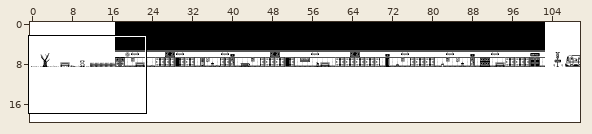
A Tiled map gets an edit: tiled/maps/map-3-college.tmx. Above: a wide view before the commit, with the close-up outlined.
Close-up. First the earlier version:
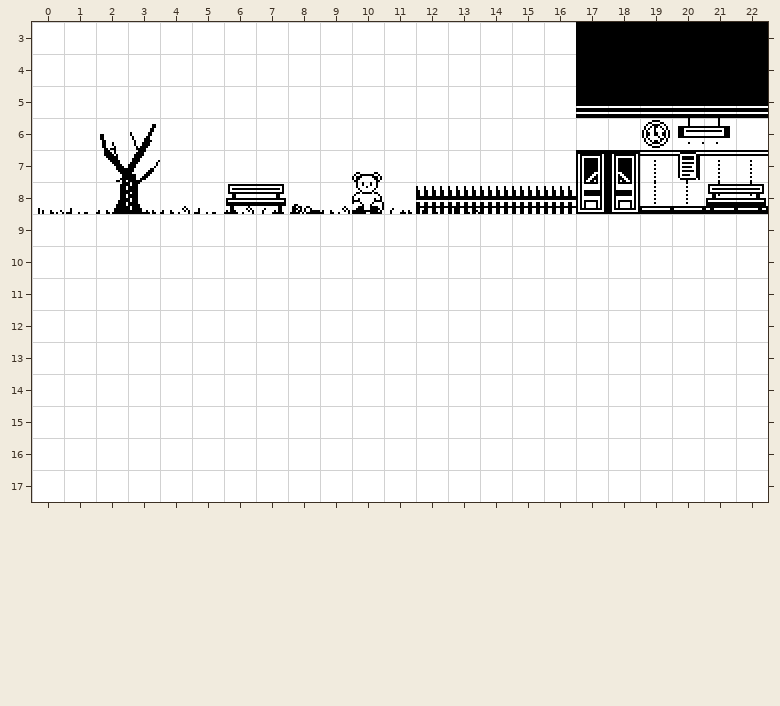
Cells are 16x16 px. Shown: x 0..22, y 3..17.
Now the later version:
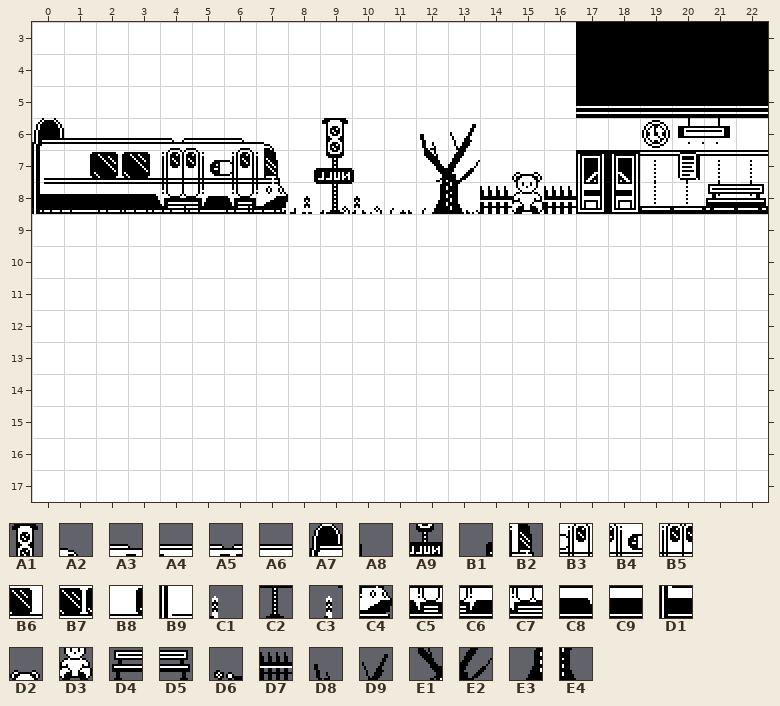
Key: from "Tileset": A1 6 flipped left-right, A2 8 flipped left-right, A3 9 flipped left-right, A4 10 flipped left-right, A5 11 flipped left-right, A6 12, A7 15 flipped left-right, A8 40 flipped left-right, A9 41 flipped left-right, B1 42 flipped left-right, B2 43 flipped left-right, B3 44 flipped left-right, B4 45 flipped left-right, B5 46 flipped left-right, B6 47 flipped left-right, B7 48 flipped left-right, B8 49 flipped left-right, B9 50 flipped left-right, C1 75 flipped left-right, C2 76 flipped left-right, C3 77 flipped left-right, C4 78 flipped left-right, C5 79 flipped left-right, C6 80 flipped left-right, C7 81 flipped left-right, C8 82 flipped left-right, C9 83, D1 85 flipped left-right, D2 108, D3 143; from "Tileset-college": D4 43, D5 44, D6 68, D7 69, D8 70, D9 71, E1 86, E2 87, E3 102, E4 103.
__ is an empty cell.
Tiles of an added or newly shown layer are drawn over the layers below it.
Change:
Layer "bg2":
y 6: x 2..3 D8 D9 -> __ __; x 12..13 __ __ -> D8 D9
y 7: x 2..3 E1 E2 -> __ __; x 10 D2 -> __; x 12..13 __ __ -> E1 E2; x 15 __ -> D2
y 8: x 2..3 E3 E4 -> __ __; x 6..8 D4 D5 D6 -> __ __ __; x 10 D3 -> __; x 12..13 D7 D7 -> E3 E4; x 15 D7 -> D3
Layer "gare_arrivee" (added):
y 6: x 0..7 __ __ __ __ __ __ __ __ -> A7 A6 A6 A6 A5 A4 A3 A2; x 9 __ -> A1
y 7: x 0..10 __ __ __ __ __ __ __ __ __ __ __ -> B9 B8 B7 B6 B5 B4 B3 B2 B1 A9 A8
y 8: x 0..10 __ __ __ __ __ __ __ __ __ __ __ -> D1 C9 C9 C8 C7 C6 C5 C4 C3 C2 C1
Boxes around the changes in both close-ups, in picture pixels (x1, y1, x2, y2):
changed: (32, 118, 384, 214)
changed: (416, 124, 480, 214)
changed: (512, 172, 544, 214)
